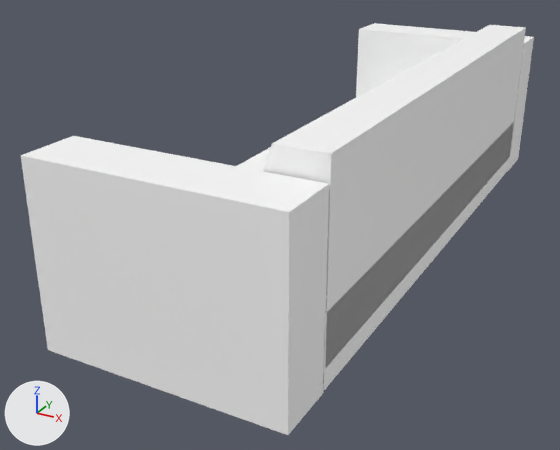
Before and after pictures for a commit that changed the FBX model ProjectNoFrictionCapers/Assets/Imported Assets/FBXs/couch.fbx.
The view is the same before and after, from a camera (50 mm lens) standing at (0.0142, -0.0323, 0.0168) and looking at (-0.002, -0.0028, 0.0021). Every picture has the same lights, and +X, +Y and +Z are marked at lower left. Objects named as collision shapes, trigger or cutter boxes, shadow casters or lower levels of detail are left out. Where no turn or scale is listed for an object, it has been applied to the vertices.

The older version as bpy lines, for what is in view:
```python
me_couch2_ncl1_1 = bpy.data.meshes.new('Couch2_ncl1_1')
me_couch2_ncl1_1.from_pydata(...)  # 32 vertices, 24 faces; spans x -0.005..0.005, y -0.0151..0.0151, z 0.0011..0.0096
me_couch2_ncl1_1.materials.append(mat_couch)  # its picture is missing
ob_couch2 = bpy.data.objects.new('Couch2', me_couch2_ncl1_1)
ob_couch2.location = (0.0, 0.0, 0.0)
```
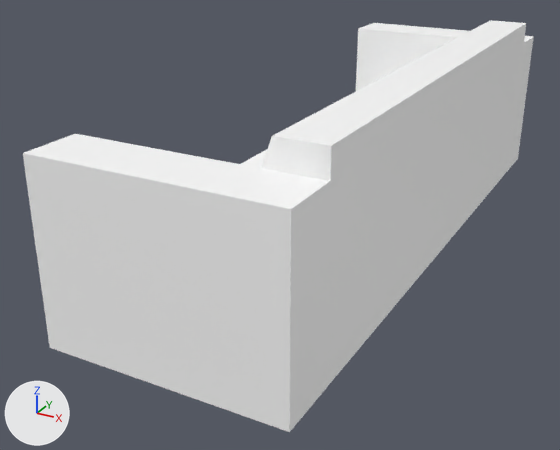
Location of each change, [x1, y1, x2, y2] in pixels of the pictures (560 x 450 px; the box of a moved part takes in the faces that stretch with it):
'Couch2', reshaped
    before: [21, 23, 534, 435]
    after: [23, 20, 534, 432]
part 1 of me_couch2_ncl1_1, moved or reshaped
    before: [356, 23, 534, 171]
    after: [356, 23, 534, 170]
part 2 of me_couch2_ncl1_1, moved or reshaped
    before: [21, 136, 329, 435]
    after: [23, 134, 330, 432]
part 3 of me_couch2_ncl1_1, rebuilt
    before: [237, 124, 514, 391]
    after: [241, 20, 526, 389]

Patch to the scene script:
```diff
--- a/ProjectNoFrictionCapers/Assets/Imported Assets/FBXs/couch.fbx.py
+++ b/ProjectNoFrictionCapers/Assets/Imported Assets/FBXs/couch.fbx.py
@@ me_couch2_ncl1_1 @@
 # used by ob_couch2; location = (0.0, 0.0, 0.0)
-me_couch2_ncl1_1.from_pydata(...)  # 32 vertices, 24 faces; spans x -0.005..0.005, y -0.0151..0.0151, z 0.0011..0.0096
+me_couch2_ncl1_1.from_pydata(...)  # 30 vertices, 24 faces; spans x -0.005..0.005, y -0.015..0.015, z 0.0012..0.0098
+# me_couch2_ncl1_1 part 1: the loose piece of 8 vertices spanning x -0.005..0.005, y 0.0126..0.0151, z 0.0011..0.0086 is moved by (0.0, -0.0001, 0.0)
+# me_couch2_ncl1_1 part 2: the loose piece of 8 vertices spanning x -0.005..0.005, y -0.0151..-0.0126, z 0.0011..0.0086 is moved by (0.0, 0.0001, 0.0)
+# me_couch2_ncl1_1 part 3: the loose piece of 8 vertices spanning x -0.005..0.005, y -0.0126..0.0126, z 0.0012..0.0042 is rebuilt with 14 vertices and now spans x -0.005..0.005, y -0.0125..0.0125, z 0.0012..0.0098
 me_couch2_ncl1_1.materials.append(mat_couch)
```
